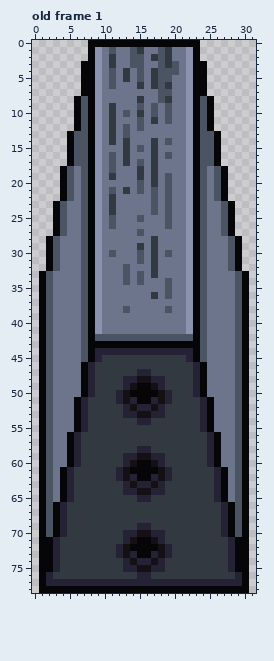
Two states of a pixel-art file, art/doorTopHalf.aseprite. Above: the version before the commit.
32x79 pixels, 1 frame. Shown: old frame 1. The commit also changed other frames, which this record leaves out.
After the commit:
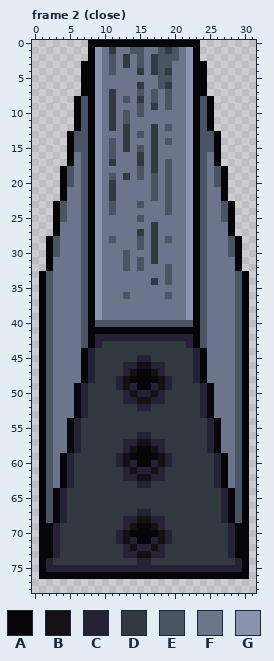
Palette (. is transparent): A #060608  B #141013  C #242234  D #333941  E #4a5462  F #6d758d  G #8b93af
A new or re-ordered frame is compared with the old frame closest to it.
Difference:
frames 1 -> 7
Frame 2 (close) is new; against old frame 1:
y 1: x 11 E -> D; x 15 D -> E; x 20 F -> E
y 2: x 11 D -> E; x 13..14 FE -> DF; x 19..20 DF -> EE
y 3: x 11 D -> E; x 13..14 FE -> DF; x 17 F -> D; x 19..20 DE -> EF
y 4: x 13 D -> F; x 15 E -> D; x 19..20 EE -> DF
y 5: x 11 E -> F; x 13 D -> F; x 15 E -> F; x 17 D -> F
y 6: x 11 E -> F; x 17 D -> F
y 7: x 11 F -> D; x 15 F -> E; x 17..18 FE -> EF
y 8: x 11 F -> D; x 13 F -> E; x 17..19 FED -> EFE
y 9: x 17 E -> D
y 10: x 15 D -> E; x 17 E -> F; x 19 E -> F
y 11: x 13 F -> E; x 15 E -> F; x 17 D -> F; x 19 E -> F
y 12: x 13 E -> D; x 15 E -> F; x 17 F -> D; x 19 F -> E
y 13: x 11 D -> F; x 13 E -> D; x 15 F -> E; x 17 F -> D
y 14: x 11 D -> E
y 15: x 11 F -> E
y 16: x 6 E -> F; x 13 D -> F; x 15 F -> D; x 19 E -> F; x 25 E -> F
y 17: x 6 E -> F; x 11 E -> D; x 13 D -> F; x 15 E -> D; x 19 F -> E; x 25 E -> F
y 18: x 11 E -> F; x 15 D -> E; x 19 F -> E
y 19: x 11 D -> E; x 13 F -> D; x 15 D -> E; x 17 D -> E
y 20: x 11 F -> D; x 15 E -> F; x 17 D -> E
y 21: x 5 E -> F; x 11 E -> D; x 13 D -> F; x 15 E -> F; x 26 E -> F
y 22: x 5 E -> F; x 26 E -> F
y 23: x 11 D -> E; x 15 F -> E; x 17 E -> F
y 24: x 11 D -> E; x 17 E -> F
y 25: x 11 E -> F; x 19 E -> F
y 26: x 4 E -> F; x 11 E -> F; x 17 F -> D; x 19 E -> F; x 27 E -> F
y 27: x 4 E -> F; x 15 E -> D; x 17 F -> D; x 27 E -> F
y 28: x 11 F -> E; x 15 F -> E; x 19 F -> E
y 29: x 15 D -> E
y 30: x 11 E -> F; x 13 F -> E; x 15 E -> F; x 19 E -> F
y 31: x 3 E -> F; x 13 F -> E; x 28 E -> F
y 32: x 3 E -> F; x 15 F -> E; x 17 D -> F; x 19 F -> E; x 28 E -> F
y 33: x 13 E -> F; x 15 E -> F; x 17 D -> F; x 19 F -> E
y 34: x 13 E -> F; x 15 E -> F; x 17 F -> D
y 35: x 19 E -> F
y 36: x 13 F -> E; x 17 D -> F
y 38: x 13 E -> F; x 19 E -> F
y 40: x 9..22 GFFFFFFFFFFFFG -> EEEEEEEEEEEEEE
y 41: x 9..22 GFFFFFFFFFFFFG -> AAAAAAAAAAAAAA
y 42: x 9..22 EEEEEEEEEEEEEE -> CCCCCCCCCCCCCC
y 43: x 9..22 AAAAAAAAAAAAAA -> CDDDDDDDDDDDDC
y 44: x 7..24 EACCCCCCCCCCCCCCAE -> ACDDDDDDDDDDDDDDCA
y 45: x 7..9 EAC -> ACD; x 15..16 DD -> CC; x 22..24 CAE -> DCA
y 46: x 13..18 DDDDDD -> CCBBCC
y 47: x 13..18 DDCCDD -> CBAABC
y 48: x 12..19 DCCBBCCD -> CBAAAABC
y 49: x 6..8 FAC -> ACD; x 12..14 DCB -> CBC; x 17..19 BCD -> CBC; x 23..25 CAF -> DCA
y 50: x 6..8 FAC -> ACD; x 12..19 CBAAAABC -> DCBCCBCD; x 23..25 CAF -> DCA
y 51: x 12..13 CB -> DC; x 15..16 AA -> BB; x 18..19 BC -> CD
y 52: x 13..14 CB -> DD; x 17..18 BC -> DD
y 53: x 13..18 CCBBCC -> DDDDDD
y 54: x 5..7 FAC -> ACD; x 15..16 CC -> DD; x 24..26 CAF -> DCA
y 55: x 5..7 FAC -> ACD; x 24..26 CAF -> DCA
y 56: x 15..16 DD -> CC
y 57: x 13..18 DDDDDD -> CCBBCC
y 58: x 13..18 DDCCDD -> CBAABC
y 59: x 4..6 FAC -> ACD; x 12..19 DCCBBCCD -> CBAAAABC; x 25..27 CAF -> DCA
y 60: x 4..6 FAC -> ACD; x 12..14 DCB -> CBC; x 17..19 BCD -> CBC; x 25..27 CAF -> DCA
y 61: x 12..19 CBAAAABC -> DCBCCBCD
y 62: x 12..13 CB -> DC; x 15..16 AA -> BB; x 18..19 BC -> CD
y 63: x 13..14 CB -> DD; x 17..18 BC -> DD
y 64: x 3..5 FAC -> ACD; x 13..18 CCBBCC -> DDDDDD; x 26..28 CAF -> DCA
y 65: x 3..5 FAC -> ACD; x 15..16 CC -> DD; x 26..28 CAF -> DCA
y 67: x 15..16 DD -> CC
y 68: x 13..18 DDDDDD -> CCBBCC
y 69: x 2..4 EAC -> ACD; x 13..18 DDCCDD -> CBAABC; x 27..29 CAE -> DCA
y 70: x 2..4 EAC -> ACD; x 12..19 DCCBBCCD -> CBAAAABC; x 27..29 CAE -> DCA
y 71: x 12..14 DCB -> CBC; x 17..19 BCD -> CBC
y 72: x 12..19 CBAAAABC -> DCBCCBCD
y 73: x 12..13 CB -> DC; x 15..16 AA -> BB; x 18..19 BC -> CD
y 74: x 2..3 AC -> CD; x 13..14 CB -> DD; x 17..18 BC -> DD; x 28..29 CA -> DC
y 75: x 2 A -> C; x 4..12 DDDDDDDDD -> CCCCCCCCC; x 15..16 BB -> CC; x 19..27 DDDDDDDDD -> CCCCCCCCC; x 29 A -> C
y 76: x 2..29 CDDDDDDDDDDDDCCDDDDDDDDDDDDC -> AAAAAAAAAAAAAAAAAAAAAAAAAAAA
y 77: x 1..30 ACCCCCCCCCCCCCCCCCCCCCCCCCCCCA -> ..............................
y 78: x 1..30 AAAAAAAAAAAAAAAAAAAAAAAAAAAAAA -> ..............................
Where, in picture pixels (left, top, right, bottom), the same in both pictures:
changed: (39, 47, 249, 593)
